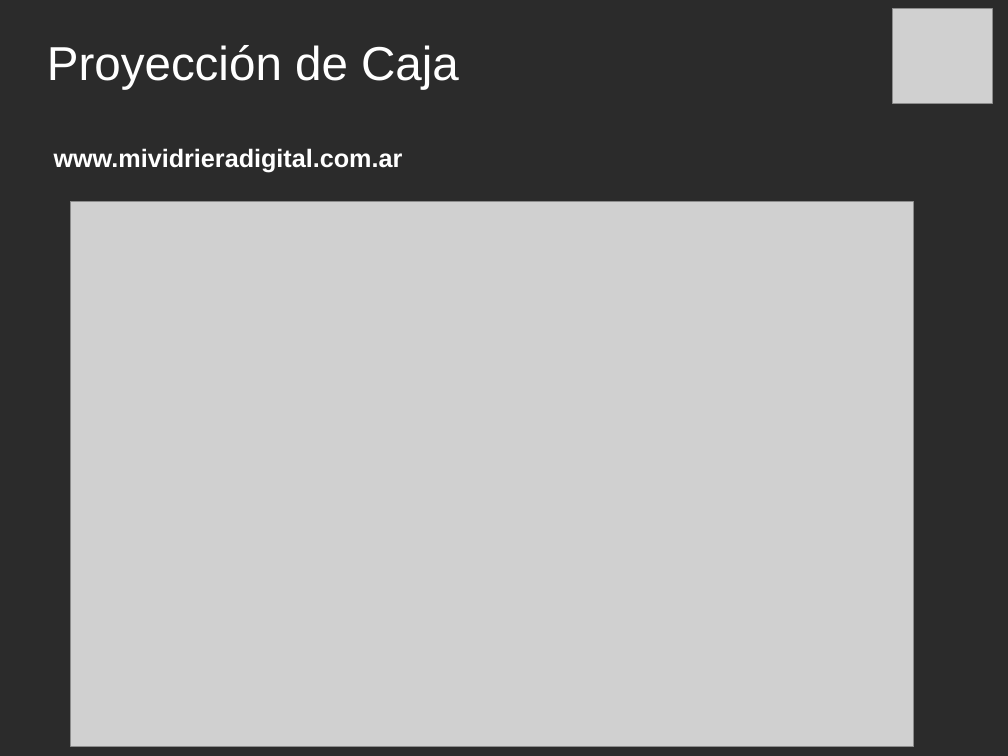
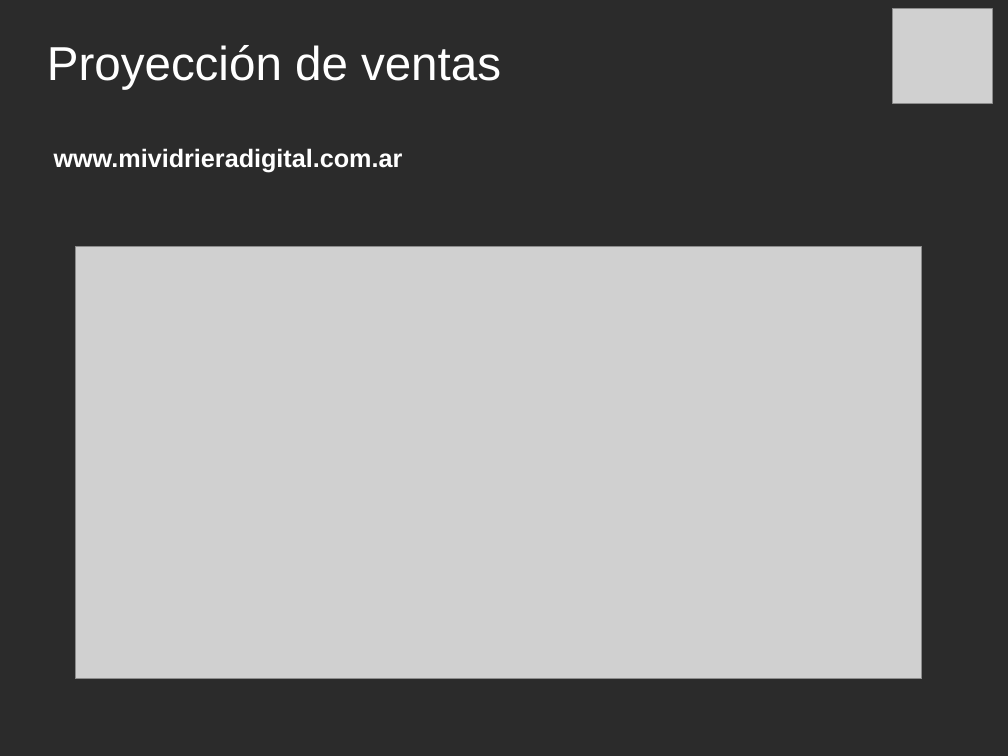
Before and after one commit to carlamadeo/proyectosfacultad, a slide deck: slide 14 of FPI/Vidriera Digital/FPI-V4.ppt (slide 12 before the commit). Drawn at 1008x756 pixels with LibreOffice and Linux fonts; fonts in the diff are those of the drawing; grey boxes stand for pictures; background and template pictures are left out; a plain dark background stands for a picture behind light text. Boxes give left, top, right and bottom in pixels: in the first picture for what was removed or moved away, otherwise in the second. Text is boxed around its words. In the diff, an @@ line names an element or a change of style, - is before the commit and + after.

```diff
--- a/FPI/Vidriera Digital/FPI-V4.ppt
+++ b/FPI/Vidriera Digital/FPI-V4.ppt
@@ title at [47, 45, 501, 90]: text changed @@
-Proyección de Caja
+Proyección de ventas
@@ picture: place and size @@
-picture at [71, 202, 913, 747]
+picture at [76, 247, 922, 679]
```
Also in this commit, not shown: 3 other slides changed, 6 slides added, 5 slides removed, 1 other file.
